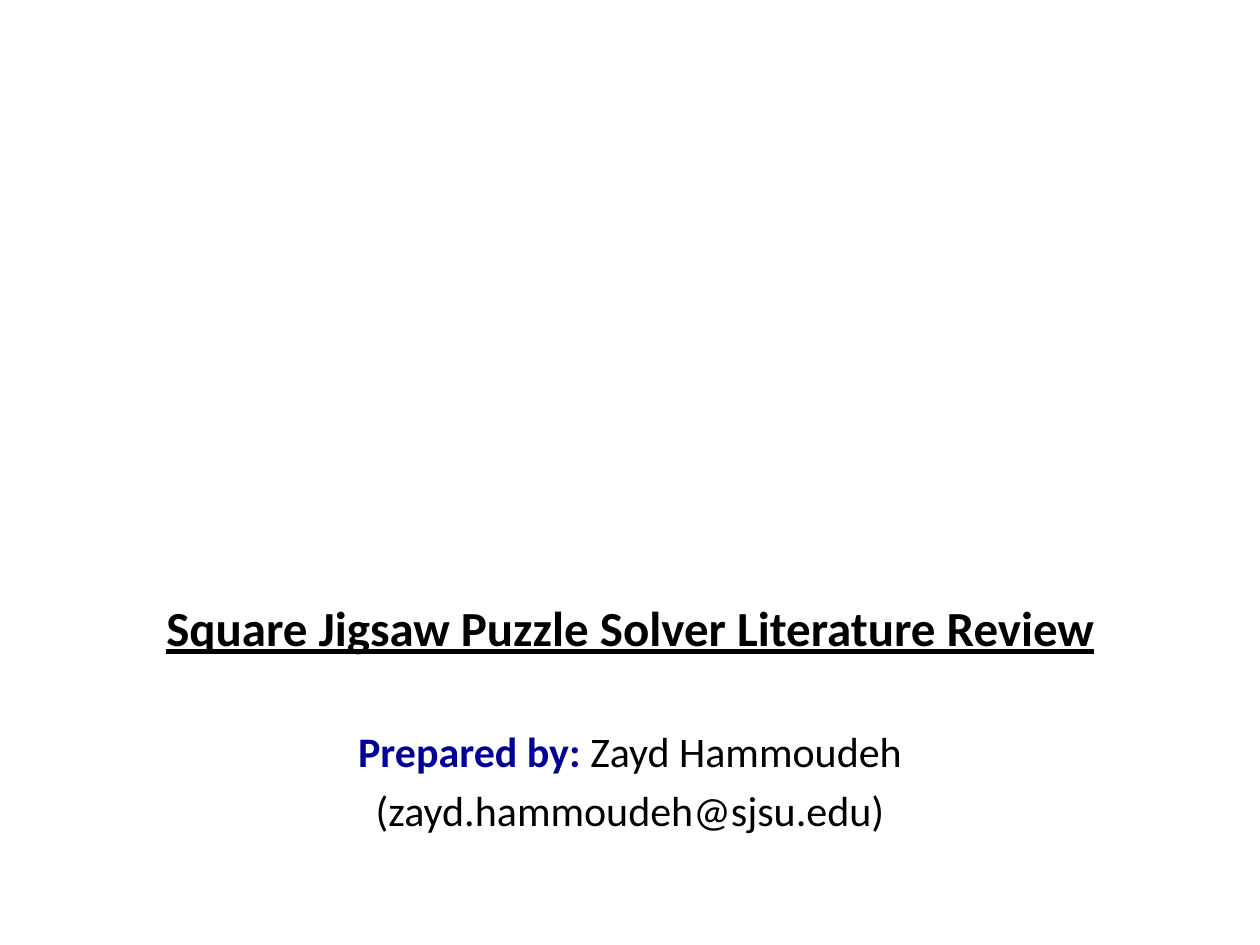
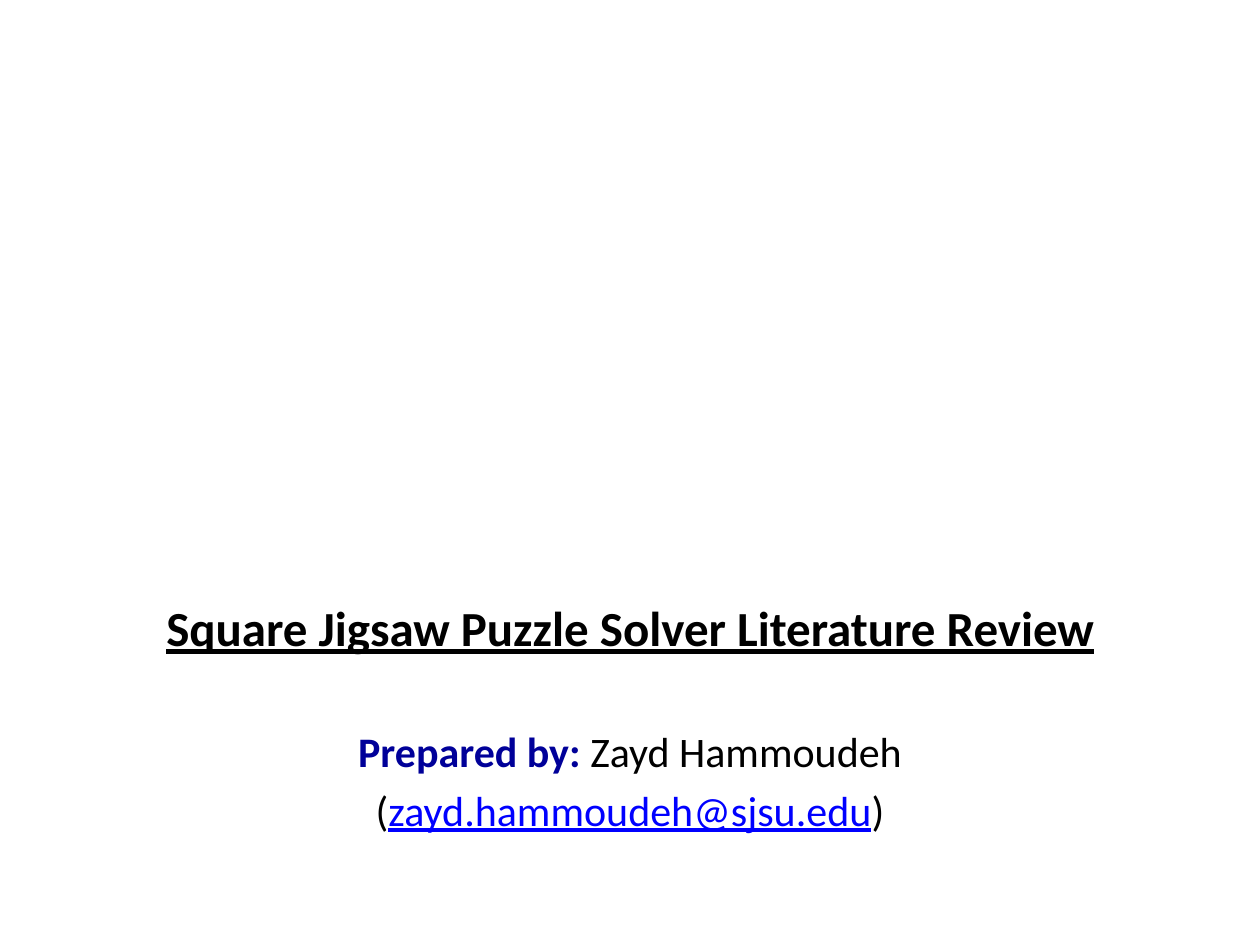
Before and after one commit to ZaydH/sjsu_thesis, a slide deck: slide 1 of Papers/Zayd_Hammoudeh_-_Square_Jigsaw_Puzzle_Problem_Literature_Review.pptx. Drawn at 1260x945 pixels with LibreOffice and Linux fonts; fonts in the diff are those of the drawing; background and template pictures are left out. Boxes give left, top, right and bottom in pixels: in the first picture for what was removed or moved away, otherwise in the second. Text is boxed around its words. In the diff, an @@ line names an element or a change of style, - is before the commit and + after.

Commit message:
Uploading last iterative update on the literate review for the night. Uploading previous SJSU student's thesis on jigsaw puzzle problem. Uploading the updated BibTex file.

```diff
--- a/Papers/Zayd_Hammoudeh_-_Square_Jigsaw_Puzzle_Problem_Literature_Review.pptx
+++ b/Papers/Zayd_Hammoudeh_-_Square_Jigsaw_Puzzle_Problem_Literature_Review.pptx
@@ subtitle at box(376, 795, 885, 834): text colour #000000 to #0000FF, underline on in "(zayd.hammoudeh@sjsu.edu)" @@
```
Also in this commit, not shown: 5 other slides changed, 6 slides added, 2 other files.
